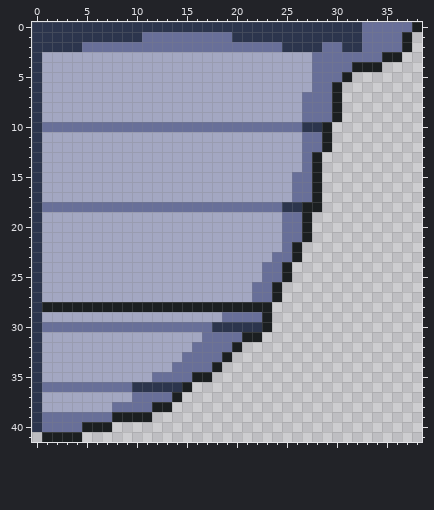
Two versions of one pixel-art sprite, Assets/Art/Ship Art/HullSilver.png. The first picture shows the starting point.
The file is 39x42 pixels.
After the commit:
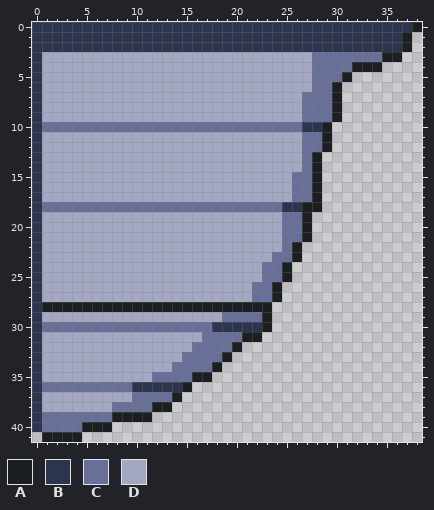
Palette (. is transparent): A #1b1f21  B #2c354d  C #686f99  D #a3a7c2
Edits made:
{"y":0,"x":33,"old":"CCCCC","new":"BBBBB"}
{"y":1,"x":11,"old":"CCCCCCCCC","new":"BBBBBBBBB"}
{"y":1,"x":33,"old":"CCCC","new":"BBBB"}
{"y":2,"x":5,"old":"CCCCCCCCCCCCCCCCCCCC","new":"BBBBBBBBBBBBBBBBBBBB"}
{"y":2,"x":29,"old":"CC","new":"BB"}
{"y":2,"x":33,"old":"CCCC","new":"BBBB"}
{"label":"changed","picture_box":[82,22,412,52]}
